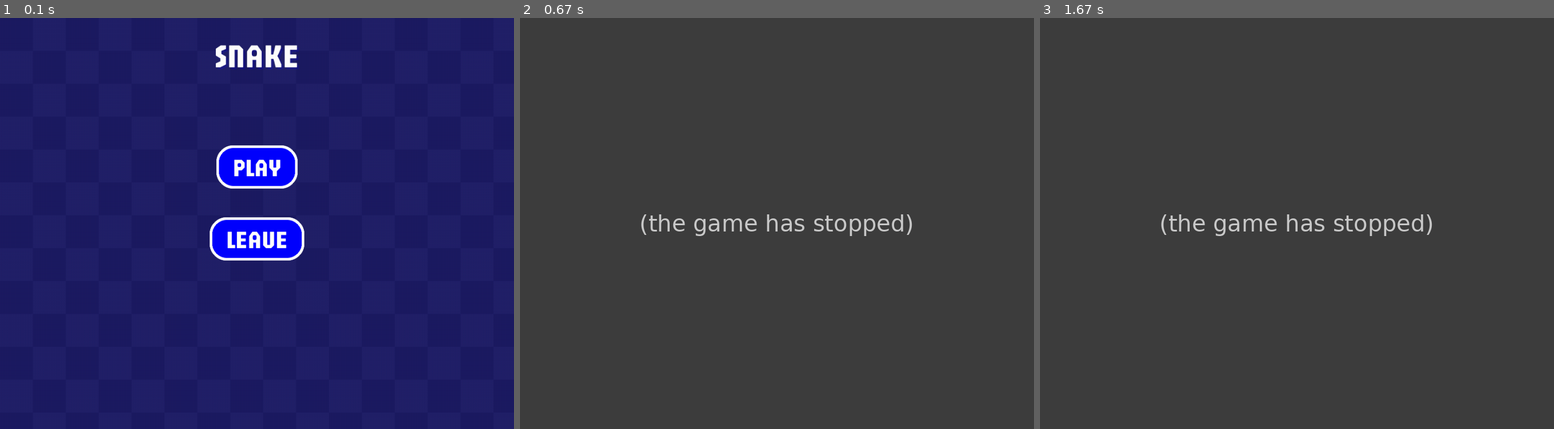
Above: before the commit, frames 1-3 (left to right).
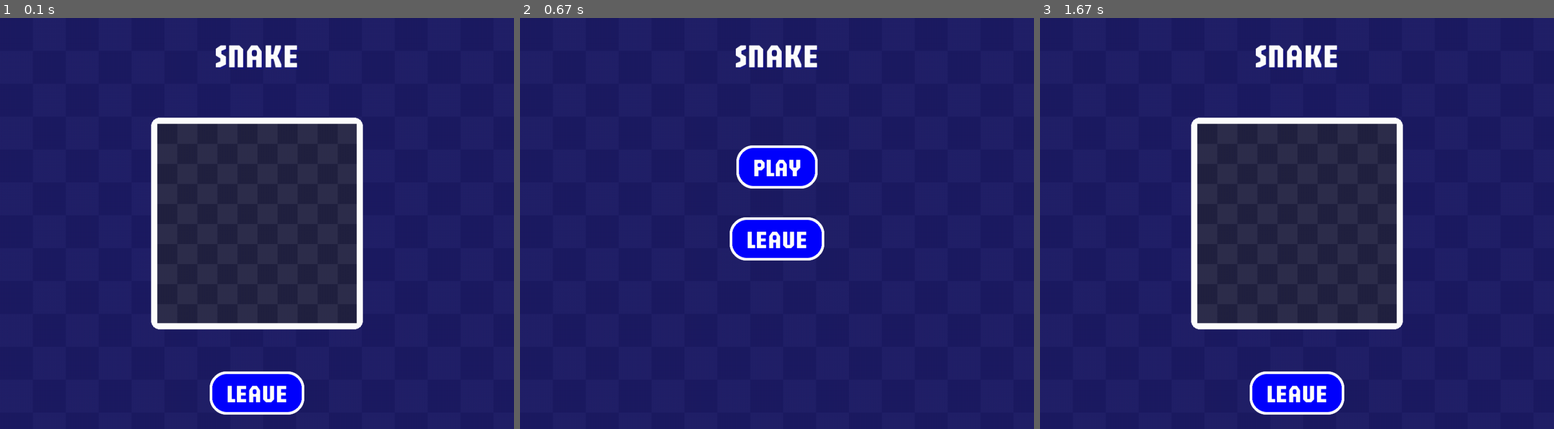
Above: after the commit, the same moments.

Repository: DevJ2K/snakeAI
Game: pygame game, started from srcs/Window.py
Two runs of this game, one before a commit and one after it. Both use one fixed random seed, a clock stepped at 60 frames per second and the inputs below.
Inputs:
- Up to frame 1 (0.1 s): no input
- Up to frame 2 (0.67 s): click "LEAVE" at 0.38 s
- Up to frame 3 (1.67 s): click "PLAY" at 0.88 s

The runs differ from the first frame. In frame 1, 20% of the frame differs, in the area x 29-71%, y 24-97%; in frame 2, 100%, in the area x 0-100%, y 0-100%; in frame 3, 91%.
Before the commit the program exited at 0.4 s; later frames show no game.

Commit message:
✅ : Create snake board.

Diff:
--- a/srcs/Window.py
+++ b/srcs/Window.py
@@ -5,6 +5,7 @@
 from utils.pygame_utils import draw_bordered_rounded_rect
 from utils import my_cursors
 import os
+import math
 
 
 class Window:
@@ -32,8 +33,21 @@
         self.FPS = FPS
         self.theme = theme.get()
 
+        self.menu = "GAME_INTERFACE"
+
         # Window Interface Handling
         self.buttons = []
+
+    def switch_menu(self, menu: str):
+        self.menu = menu
+
+    def current_menu(self):
+        if self.menu == "MAIN":
+            self.MENU_main()
+        elif self.menu == "GAME_INTERFACE":
+            self.GAME_interface()
+        else:
+            pass
 
     def launch(self):
         # i = 0
@@ -43,7 +57,8 @@
             self.buttons.clear()
             # print(i)
             # i += 1
-            self.MENU_main()
+            # self.menu_select()
+            self.current_menu()
             onclick = False
             for event in pygame.event.get():
                 if event.type == pygame.QUIT:
@@ -89,7 +104,10 @@
                     hover = True
                     final_hover = True
                     if onclick:
-                        button['func']()
+                        if button['func_params']:
+                            button['func'](button['func_params'])
+                        else:
+                            button['func']()
 
             self.add_button(
                 button['text'],
@@ -100,6 +118,7 @@
                 button['bg_hover'],
                 button['stroke'],
                 button['func'],
+                button['func_params'],
                 hover,
                 False,
             )
@@ -178,6 +197,7 @@
             bg_hover: str = "#4F4F4F",
             stroke: str = "#FFFFFF",
             func: callable = print,
+            func_params: tuple = None,
             hover: bool = False,
             append: bool = True
     ):
@@ -236,7 +256,8 @@
                     "bg_hover": bg_hover,
                     "stroke": stroke,
                     "hitbox": button_rect,
-                    "func": func
+                    "func": func,
+                    "func_params": func_params
                 }
             )
 
@@ -248,7 +269,10 @@
             y=self.SCREEN_HEIGHT / 2 - 140,
             bg_default="#0000FF",
             bg_hover="#000097",
-        )
+            func=self.switch_menu,
+            func_params="GAME_INTERFACE"
+        )
+
         self.add_button(
             text="LEAVE",
             y=self.SCREEN_HEIGHT / 2,
@@ -257,8 +281,66 @@
             func=self.exit_window
         )
 
+
+    def create_snakeboard(self, x_case = 10, y_case: int = 10):
+        # Create game board border
+        DEFAULT_WIDTH = 400
+        DEFAULT_HEIGHT = 400
+        BORDER_SIZE = 6
+
+
+        # text_rect = text_render.get_rect()
+        # if x is None and y is None:
+        #     x_coord = (self.SCREEN_WIDTH / 2) - (text_rect.width / 2)
+        #     y_coord = (self.SCREEN_HEIGHT / 2) - (text_rect.height / 2)
+
+        WIDTH = DEFAULT_WIDTH - (2 * BORDER_SIZE)
+        HEIGHT = DEFAULT_HEIGHT - (2 * BORDER_SIZE)
+        TILE_X = round(WIDTH / x_case)
+        TILE_Y = round(HEIGHT / y_case)
+
+        y = self.SCREEN_HEIGHT / 2 - (HEIGHT / 2)
+        pattern_bool = 0
+        for i in range(x_case):
+            x = self.SCREEN_WIDTH / 2 - (WIDTH / 2)
+            for j in range(y_case):
+                pattern_bool = 1 - pattern_bool
+                pygame.draw.rect(
+                    self.canvas,
+                    self.theme[f"board{1 + pattern_bool}"],
+                    pygame.Rect(x, y, TILE_X, TILE_Y)
+                )
+                x += TILE_X
+            pattern_bool = 1 - pattern_bool
+            y += TILE_Y
+
+        outline_border = pygame.draw.rect(self.canvas, pygame.Color(255, 255, 255), pygame.Rect(
+            self.SCREEN_WIDTH / 2 - (DEFAULT_WIDTH / 2) - (BORDER_SIZE),
+            self.SCREEN_HEIGHT / 2 - (DEFAULT_HEIGHT / 2) - (BORDER_SIZE),
+            DEFAULT_WIDTH + (BORDER_SIZE * 2),
+            DEFAULT_HEIGHT + (BORDER_SIZE * 2)),
+            BORDER_SIZE,
+            16
+        )
+        inline_border = pygame.draw.rect(self.canvas, pygame.Color(255, 255, 255), pygame.Rect(
+            self.SCREEN_WIDTH / 2 - (DEFAULT_WIDTH / 2),
+            self.SCREEN_HEIGHT / 2 - (DEFAULT_HEIGHT / 2),
+            DEFAULT_WIDTH,
+            DEFAULT_HEIGHT),
+            BORDER_SIZE,
+            0
+        )
+
     def GAME_interface(self):
-        pass
+        self.create_snakeboard()
+        self.add_button(
+            text="LEAVE",
+            y=self.SCREEN_HEIGHT - 100,
+            bg_default="#0000FF",
+            bg_hover="#000097",
+            func=self.switch_menu,
+            func_params="MAIN"
+        )
 
 
 if __name__ == "__main__":
--- a/srcs/WindowTheme.py
+++ b/srcs/WindowTheme.py
@@ -3,7 +3,9 @@
         self.__theme = THEME
         self.__blue_range = {
             "bg1": "#1D1B62",
-            "bg2": "#222169"
+            "bg2": "#222169",
+            "board1": "#2E2E4D",
+            "board2": "#222241",
         }
         pass
 
